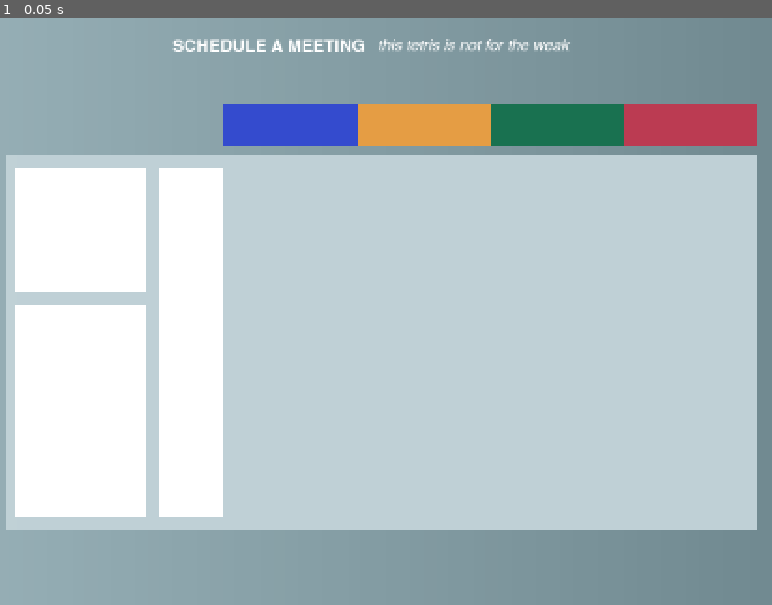
Above: before the commit, frame 1.
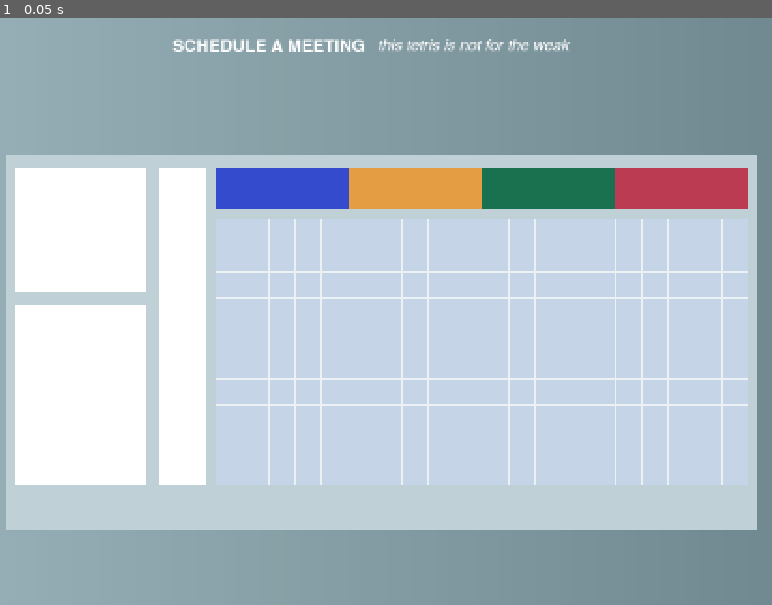
Above: after the commit, the same moment.

Repository: grkovalev/office-game
Game: Godot game, scene res://calendartetris.tscn
The game is run twice, just before and just after one commit, with the same random seed, the same clock (stepped at 60 frames per second) and the same inputs. This scene is started directly instead of the project's main scene.
Inputs:
- Up to frame 1 (0.05 s): no input

The runs differ from the first frame. In frame 1, 14% of the frame differs, in the area x 1-99%, y 14-86%.

Commit message:
board tiles in container grid

Diff:
--- /dev/null
+++ b/calendartetris.gd
@@ -0,0 +1,29 @@
+extends Node2D
+
+const GRID_WIDTH = 20
+const GRID_HEIGHT = 10
+const TILE_SIZE = 50
+
+func _ready() -> void:
+	create_grid()
+
+func create_grid() -> void:
+	for row in range(GRID_HEIGHT):
+		for col in range(GRID_WIDTH):
+			var tile = create_tile()
+			tile.position = Vector2(col * TILE_SIZE, row * TILE_SIZE)
+			add_child(tile)
+
+func create_tile() -> Panel:
+	var tile = Panel.new()
+	tile.size = Vector2(TILE_SIZE, TILE_SIZE)
+	var stylebox = StyleBoxFlat.new()
+	stylebox.bg_color = Color(0.804, 0.854, 0.99, 0.4)
+	stylebox.border_color = Color(1.0, 1.0, 1.0, 0.7)
+	stylebox.border_width_left = 1
+	stylebox.border_width_top = 1
+	stylebox.border_width_right = 1
+	stylebox.border_width_bottom = 1
+	tile.add_theme_stylebox_override("panel", stylebox)
+
+	return tile
--- a/calendartetris.tscn
+++ b/calendartetris.tscn
@@ -1,6 +1,7 @@
-[gd_scene load_steps=17 format=3 uid="uid://dvdkj6gr6sny"]
+[gd_scene load_steps=18 format=3 uid="uid://dvdkj6gr6sny"]
 
 [ext_resource type="FontFile" uid="uid://72opr2tj16ch" path="res://fonts/Helvetica-Bold.ttf" id="1_5l5t3"]
+[ext_resource type="Script" uid="uid://bg6kmco1mybb3" path="res://calendartetris.gd" id="1_script"]
 [ext_resource type="FontFile" uid="uid://crhysmfg7mn73" path="res://fonts/Helvetica-Oblique.ttf" id="2_jwokj"]
 
 [sub_resource type="Gradient" id="Gradient_k6kum"]
@@ -73,8 +74,8 @@
 [node name="calendar_ui3" type="TextureRect" parent="."]
 offset_left = 352.0
 offset_top = 280.0
-offset_right = 472.0
-offset_bottom = 936.0
+offset_right = 440.0
+offset_bottom = 875.0
 size_flags_horizontal = 4
 size_flags_vertical = 4
 texture = SubResource("GradientTexture2D_4w1so")
@@ -83,43 +84,43 @@
 offset_left = 80.0
 offset_top = 536.0
 offset_right = 328.0
-offset_bottom = 936.0
+offset_bottom = 875.0
 size_flags_horizontal = 4
 size_flags_vertical = 4
 texture = SubResource("GradientTexture2D_4w1so")
 
 [node name="01_secpers" type="TextureRect" parent="."]
-offset_left = 472.0
-offset_top = 160.0
-offset_right = 722.0
-offset_bottom = 240.0
+offset_left = 456.0
+offset_top = 280.0
+offset_right = 706.0
+offset_bottom = 360.0
 size_flags_horizontal = 4
 size_flags_vertical = 4
 texture = SubResource("GradientTexture2D_063xu")
 
 [node name="02_secpers" type="TextureRect" parent="."]
-offset_left = 722.0
-offset_top = 160.0
-offset_right = 972.0
-offset_bottom = 240.0
+offset_left = 706.0
+offset_top = 280.0
+offset_right = 956.0
+offset_bottom = 360.0
 size_flags_horizontal = 4
 size_flags_vertical = 4
 texture = SubResource("GradientTexture2D_xt0v1")
 
 [node name="03_secpers" type="TextureRect" parent="."]
-offset_left = 972.0
-offset_top = 160.0
-offset_right = 1222.0
-offset_bottom = 240.0
+offset_left = 956.0
+offset_top = 280.0
+offset_right = 1206.0
+offset_bottom = 360.0
 size_flags_horizontal = 4
 size_flags_vertical = 4
 texture = SubResource("GradientTexture2D_ek6ok")
 
 [node name="04_secpers" type="TextureRect" parent="."]
-offset_left = 1222.0
-offset_top = 160.0
-offset_right = 1472.0
-offset_bottom = 240.0
+offset_left = 1206.0
+offset_top = 280.0
+offset_right = 1456.0
+offset_bottom = 360.0
 size_flags_horizontal = 4
 size_flags_vertical = 4
 texture = SubResource("GradientTexture2D_yv368")
@@ -143,12 +144,7 @@
 text = "this tetris is not for the weak"
 autowrap_mode = 2
 
-[node name="grid10x20" type="GridContainer" parent="."]
+[node name="grid_container" type="Node2D" parent="."]
 z_index = 4
-offset_left = 496.0
-offset_top = 280.0
-offset_right = 576.0
-offset_bottom = 336.0
-size_flags_horizontal = 4
-size_flags_vertical = 4
-columns = 20
+position = Vector2(456, 376)
+script = ExtResource("1_script")
Not shown, added: calendartetris.gd.uid
